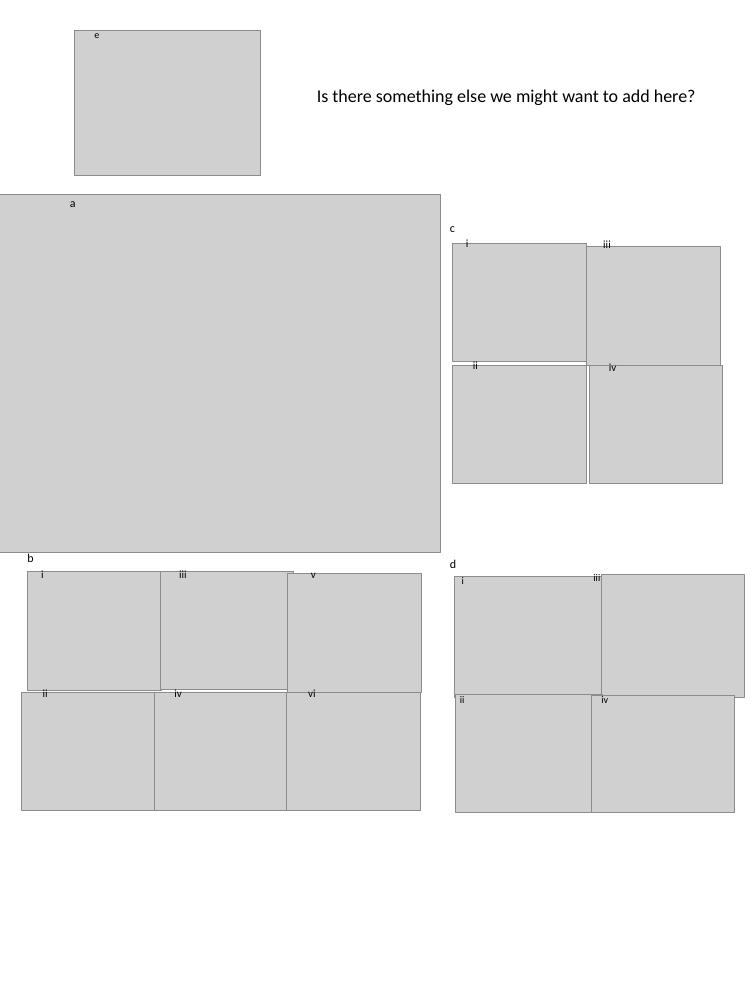
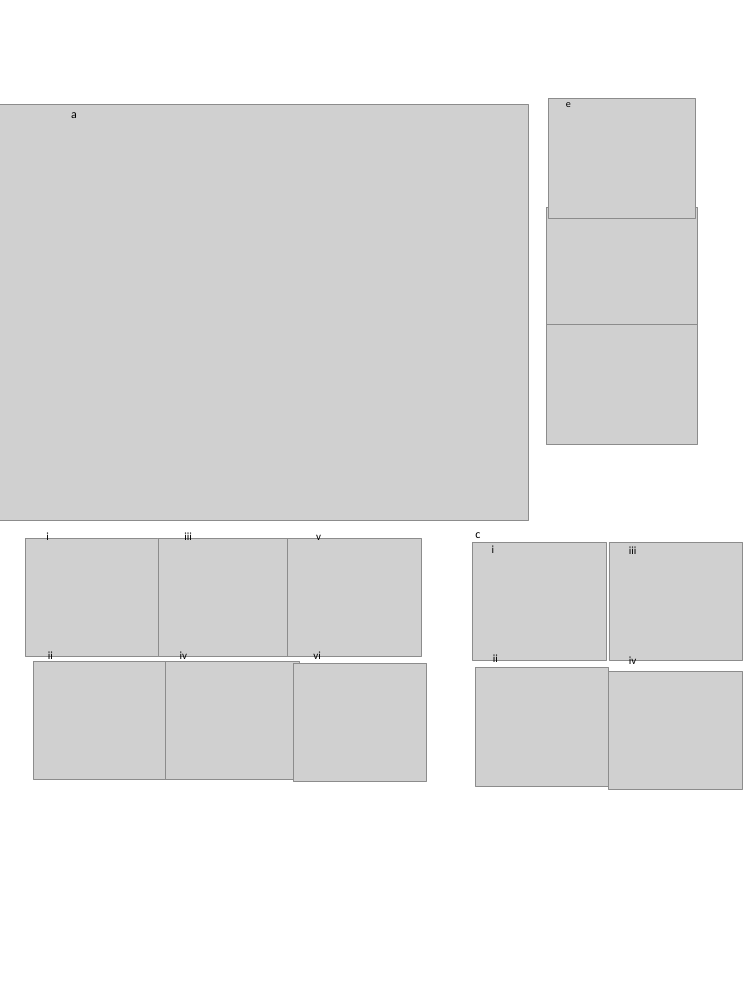
Before and after one commit to jamesrlawson/leaf_proteomics, a slide deck: slide 2 of docs/manuscripts/euc manuscript/figs/euc_MS_figure_panels_JL_27-06-17.pptx. Drawn at 756x1008 pixels with LibreOffice and Linux fonts; fonts in the diff are those of the drawing; grey boxes stand for pictures. Boxes give left, top, right and bottom in pixels: in the first picture for what was removed or moved away, otherwise in the second. Text is boxed around its words. In the diff, an @@ line names an element or a change of style, - is before the commit and + after.

```diff
--- a/docs/manuscripts/euc manuscript/figs/euc_MS_figure_panels_JL_27-06-17.pptx
+++ b/docs/manuscripts/euc manuscript/figs/euc_MS_figure_panels_JL_27-06-17.pptx
@@ text removed at [317,89,696,105] @@
-Is there something else we might want to add here?
@@ picture: place and size @@
-picture at [0,194,440,553]
+picture at [0,104,528,520]
@@ text "a": place and size @@
-text "a" at [70,201,76,207]
+text "a" at [71,112,77,118]
@@ picture: place and size @@
-picture at [74,30,261,175]
+picture at [549,98,696,217]
@@ text "e": place and size @@
-text "e" at [94,30,99,38]
+text "e" at [566,102,571,107]
@@ picture added at [546,207,697,325] @@
@@ picture added at [546,325,697,445] @@
@@ group removed at [466,238,616,371]: 4 texts @@
-i
-iii
-ii
-iv
@@ picture: place and size @@
-picture at [22,692,156,810]
+picture at [26,539,160,657]
@@ 6 texts: place and size @@
-6 texts at [41,569,316,697]
+6 texts at [46,531,321,662]
@@ picture: place and size @@
-picture at [154,692,288,810]
+picture at [158,539,292,657]
@@ picture: place and size @@
-picture at [287,692,420,810]
+picture at [287,538,421,656]
@@ text "c" rewrapped from [450,226,455,232] to [475,532,480,543] @@
@@ size 10.1 to 11 pt in 4 elements at [629,546,637,554], [493,654,498,665], [629,656,636,667], [492,545,495,553] @@
@@ text "i": place and size @@
-text "i" at [462,576,464,584]
+text "i" at [492,545,495,553]
@@ text removed at [27,552,33,562] @@
-b
@@ group removed at [450,559,745,813]: 4 pictures, 1 text @@
-d
@@ picture: place and size @@
-picture at [453,365,587,483]
+picture at [472,542,606,660]
@@ picture: place and size @@
-picture at [589,365,723,483]
+picture at [609,542,743,660]
@@ text "iii": place and size @@
-text "iii" at [593,573,600,581]
+text "iii" at [629,546,637,554]
@@ text "ii": place and size @@
-text "ii" at [460,696,465,703]
+text "ii" at [493,654,498,665]
@@ text "iv": place and size @@
-text "iv" at [601,695,608,703]
+text "iv" at [629,656,636,667]
@@ 3 pictures: place and size @@
-3 pictures at [28,572,422,692]
+3 pictures at [33,661,427,781]
@@ picture: place and size @@
-picture at [453,243,587,361]
+picture at [475,667,609,786]
@@ picture: place and size @@
-picture at [586,247,720,365]
+picture at [608,671,742,789]
```
Also in this commit, not shown: 1 other slide changed, 3 other files.
